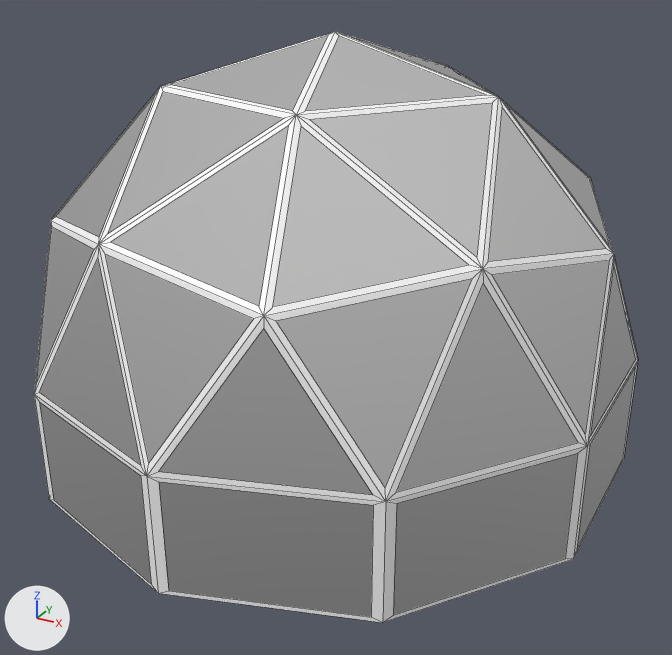
An edit to the Blender file Assets/Models/garden.blend, drawn before and after from the same camera.
The view is the same before and after, from a camera (50 mm lens) standing at (5.63, -10.22, 6.74) and looking at (0.21, -0.36, 1.81). Every picture has the same lights, and +X, +Y and +Z are marked at lower left. Mesh edges are drawn as thin lines.

Objects in the first picture: 'Base', 'Dome'.
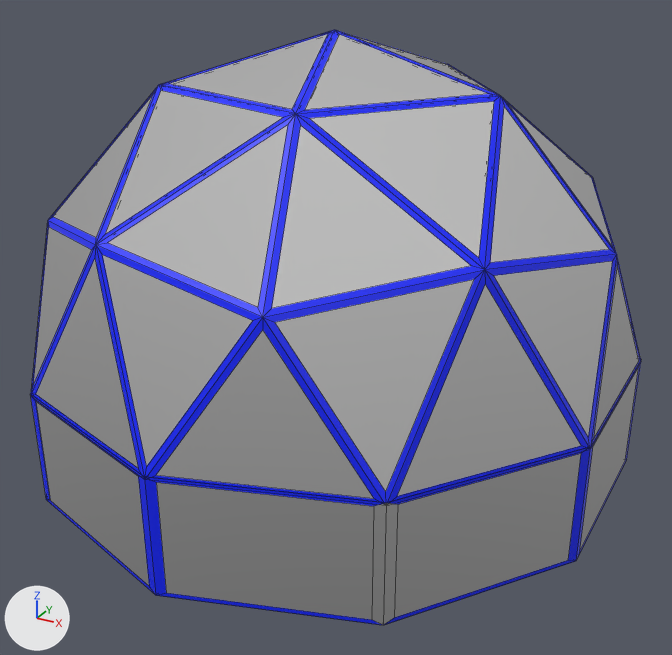
Commit message: updated garden

Changed parts and their boxes (x1, y1, x2, y2) in the pictures (672 x 655 px):
'Dome', recoloured, reshaped: before (34, 32, 638, 502); after (31, 30, 641, 503)
'Base', recoloured, reshaped: before (34, 361, 638, 623); after (31, 358, 641, 625)
part 1 of me_icosphere, added: after (31, 358, 641, 625)
part 2 of me_icosphere_001, added: after (31, 30, 641, 503)

The change, as a list of edits to the scene's bpy script:
```text
Change mat_border:
    mat_border.base_color: (1.0, 1.0, 1.0) -> (0.0, 0.0143, 1.0)  # white #ffffff -> blue #0020ff
Change me_icosphere:
    used by ob_base; location = (0.0, 0.0, 1.0)
    remove me_icosphere.from_pydata(...)  # 60 vertices, 51 faces; spans x -3.8..3.8, y -4.0..4.0, z -1.0..0.5
    add me_icosphere.from_pydata(...)  # 205 vertices, 199 faces; spans x -3.84..3.84, y -4.04..4.04, z -1.0..0.51
    me_icosphere part 1: 145 vertices added at x -3.84..3.84, y -4.04..4.04, z -1.0..0.51
Change me_icosphere_001:
    used by ob_dome; location = (0.0, 0.0, 1.0)
    remove me_icosphere_001.from_pydata(...)  # 146 vertices, 160 faces; spans x -3.8..3.8, y -4.0..4.0, z 0.5..4.5
    add me_icosphere_001.from_pydata(...)  # 292 vertices, 329 faces; spans x -3.84..3.84, y -4.04..4.04, z 0.48..4.52
    me_icosphere_001 part 2: 146 vertices added at x -3.84..3.84, y -4.04..4.04, z 0.48..4.52
```
